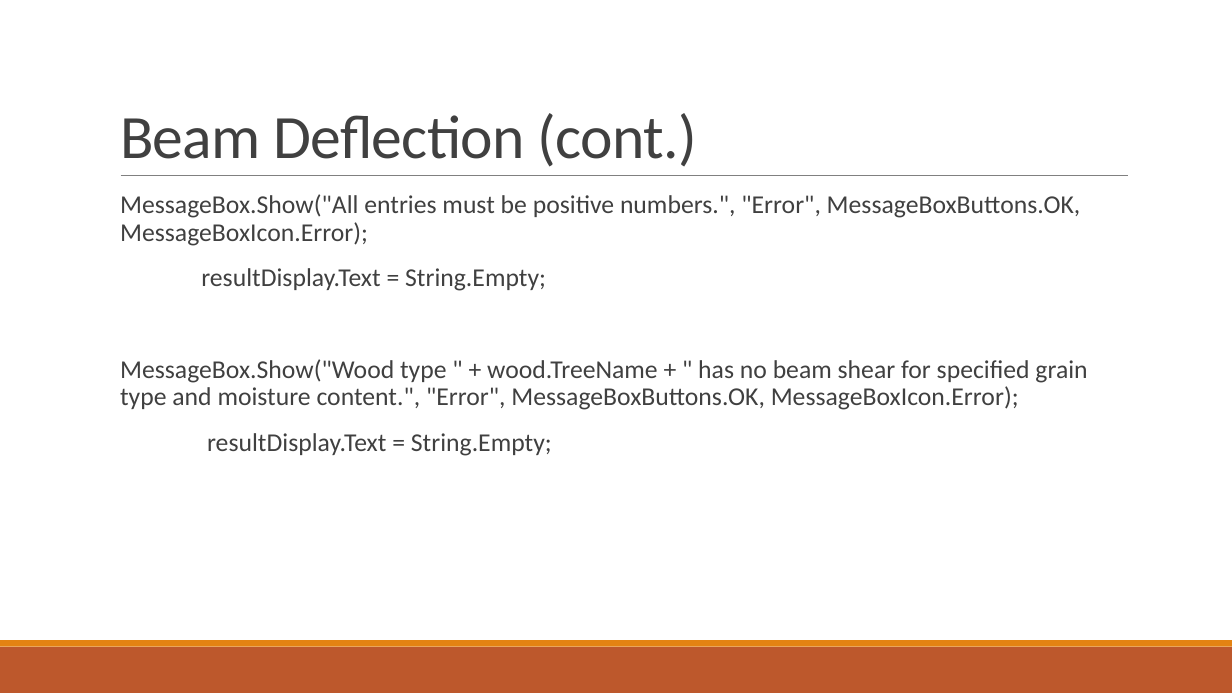
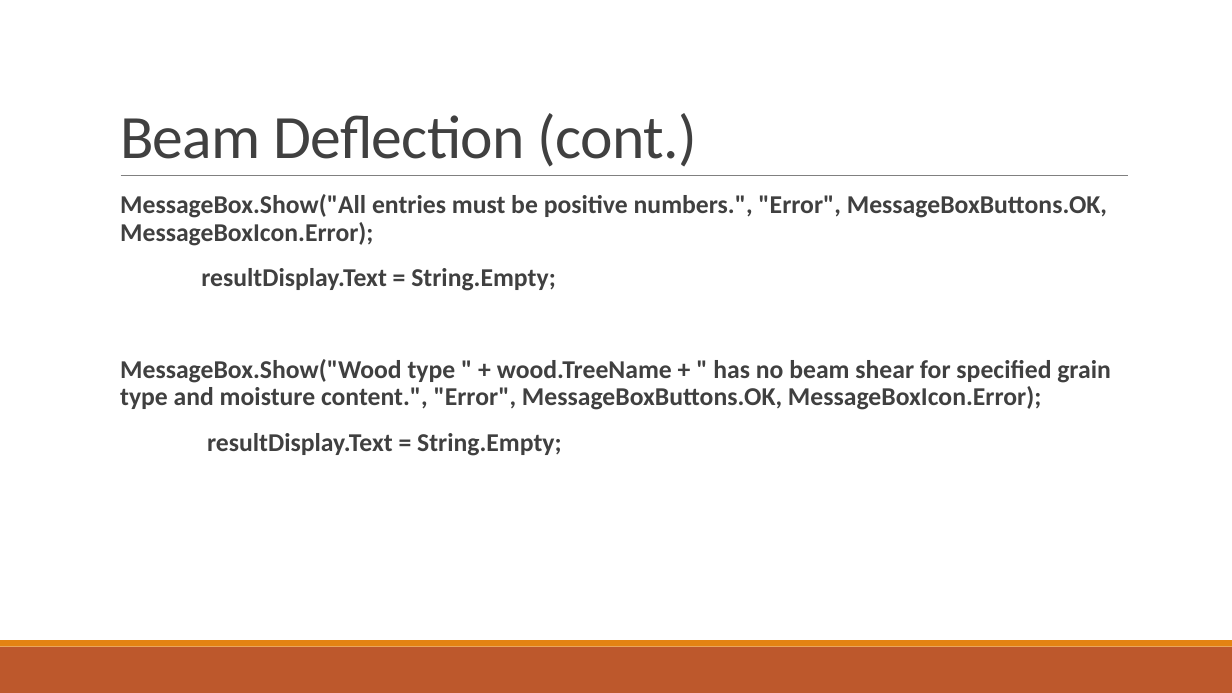
Before and after one commit to jhouston88/CSCI3350SoftwareEngineeringII, a slide deck: slide 12 of Implementation/Implementation Team Presentation.pptx. Drawn at 1232x693 pixels with LibreOffice and Linux fonts; fonts in the diff are those of the drawing. Boxes give left, top, right and bottom in pixels: in the first picture for what was removed or moved away, otherwise in the second. Text is boxed around its words. In the diff, an @@ line names an element or a change of style, - is before the commit and + after.

Commit message:
Updated beam deflection part of ppt

```diff
--- a/Implementation/Implementation Team Presentation.pptx
+++ b/Implementation/Implementation Team Presentation.pptx
@@ text "MessageBox.Show("All entries must be positive ..." at (x1=120, y1=194, x2=1111, y2=456): bold on @@
```
Also in this commit, not shown: 2 other slides changed.
